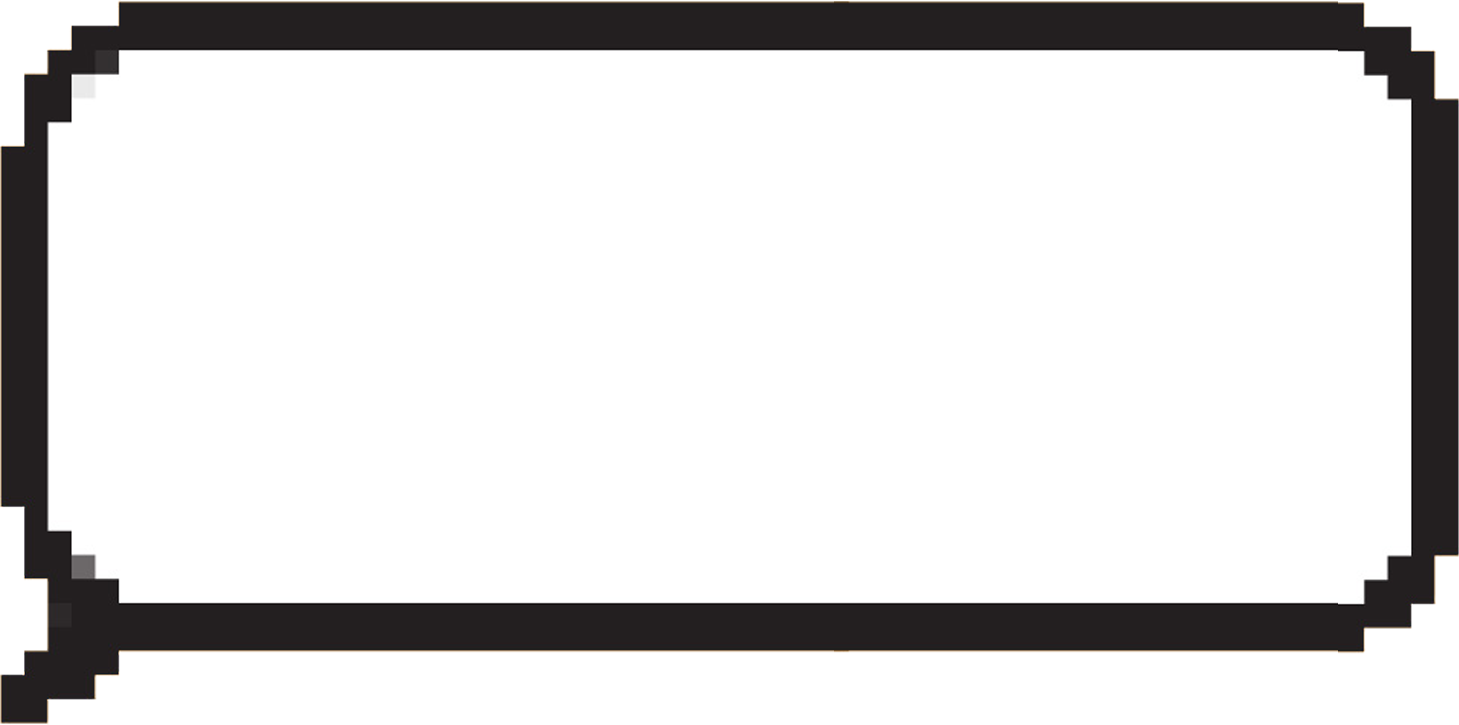
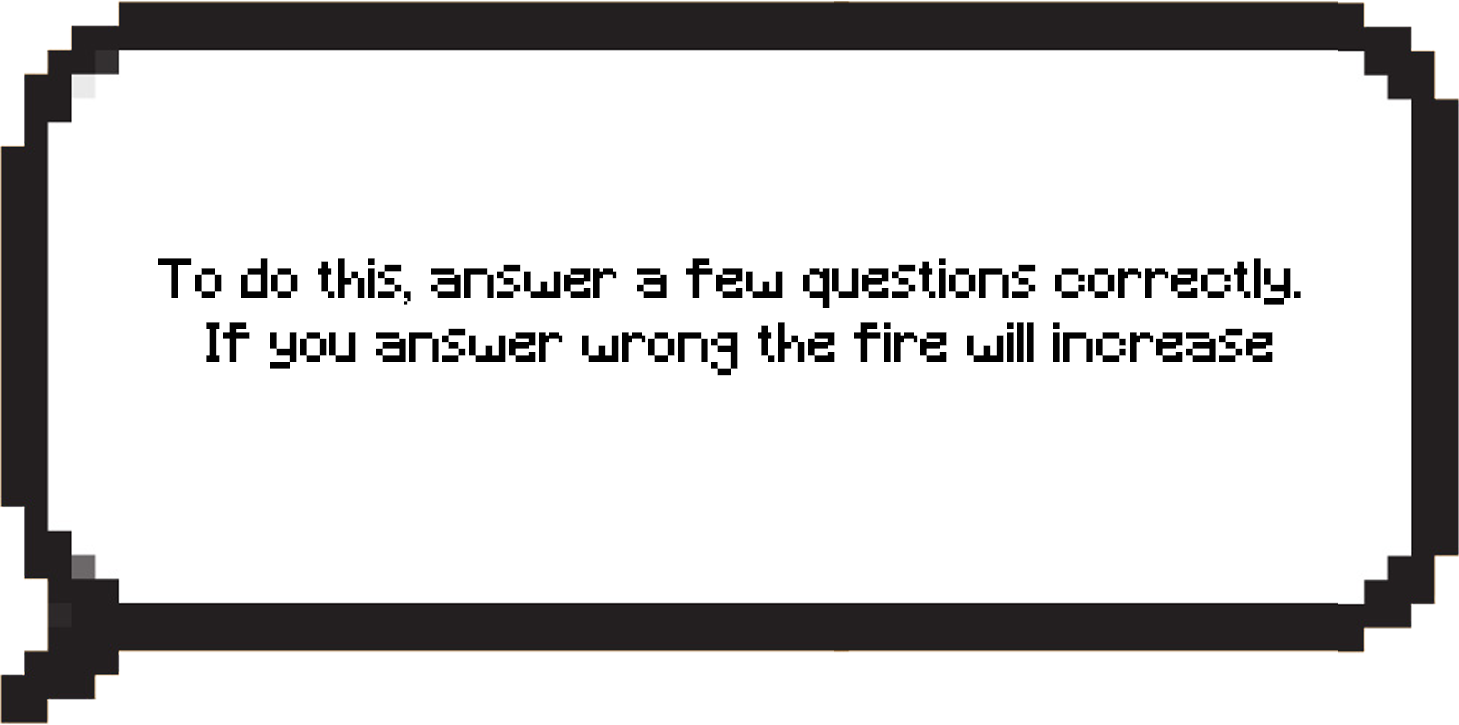
Revision of a layered 1459×725 image; what changed, layer by layer:
renamed "Separating and recycling rubbish is important because it conse" to "To do this, answer a few questions correctly. If you answer wr", showed it, painted on it over [158, 258, 1301, 376]
